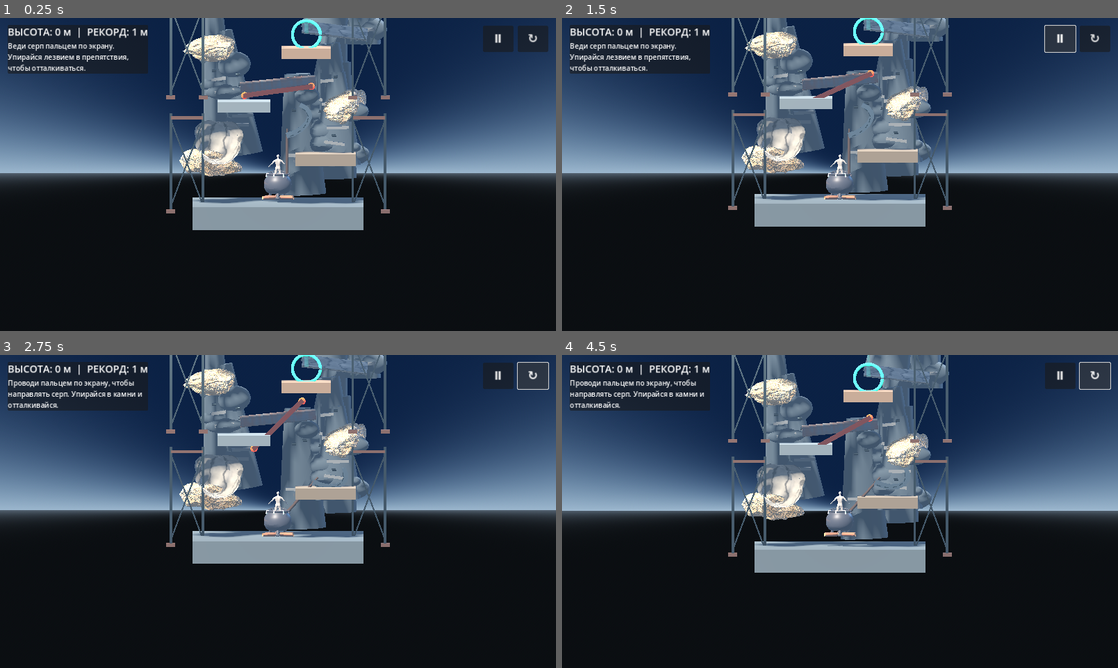
Above: before the commit, frames 1-4 (two rows, left to right).
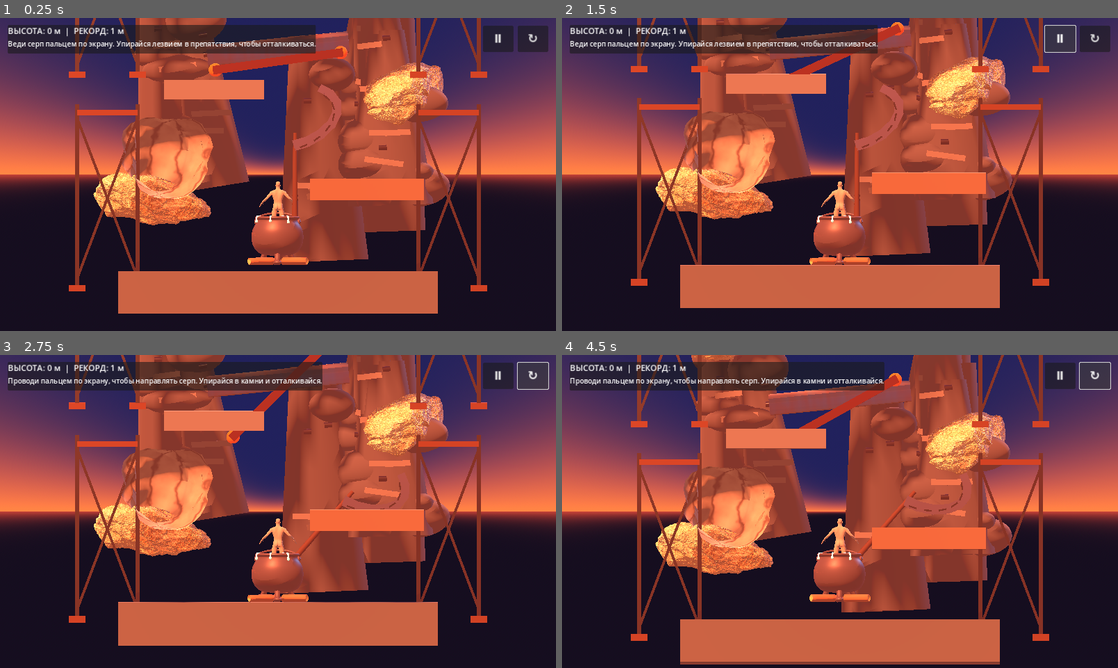
Above: after the commit, the same moments.

Repository: uchihabaha05-del/CLIMB-MASTER
Game: Godot game, scene res://scenes/main.tscn
Same seed, same stepped clock (60 frames per second), same inputs: the game is played once before the commit and once after it.
Inputs:
- Up to frame 1 (0.25 s): no input
- Up to frame 2 (1.5 s): click "Ⅱ" at 0.5 s; click "▶" at 1.25 s
- Up to frame 3 (2.75 s): click "↻" at 2 s
- Up to frame 4 (4.5 s): click "Ⅱ" at 2.75 s; click "▶" at 3.5 s; click "↻" at 4.25 s

The runs differ from the first frame. In frame 1, 69% of the frame differs, in the area x 0-100%, y 0-95%; in frame 2, 68%; in frame 3, 68%; in frame 4, 72%, in the area x 0-100%, y 0-99%.

Commit message:
Improve climber framing and add sunset lighting

Diff:
--- a/scripts/main.gd
+++ b/scripts/main.gd
@@ -37,19 +37,21 @@
 
     var sky := Sky.new()
     var sky_material := ProceduralSkyMaterial.new()
-    sky_material.sky_top_color = Color(0.055, 0.12, 0.22)
-    sky_material.sky_horizon_color = Color(0.48, 0.58, 0.68)
-    sky_material.ground_bottom_color = Color(0.055, 0.065, 0.075)
-    sky_material.ground_horizon_color = Color(0.26, 0.30, 0.34)
-    sky_material.sun_angle_max = 18.0
+    # Warm sunset palette: violet upper sky, rose cloud-light and a bright orange horizon.
+    sky_material.sky_top_color = Color(0.105, 0.105, 0.25)
+    sky_material.sky_horizon_color = Color(0.96, 0.36, 0.19)
+    sky_material.ground_bottom_color = Color(0.075, 0.055, 0.10)
+    sky_material.ground_horizon_color = Color(0.56, 0.19, 0.16)
+    sky_material.sun_angle_max = 12.0
+    sky_material.energy_multiplier = 1.15
     sky.sky_material = sky_material
     environment.sky = sky
     environment.ambient_light_source = Environment.AMBIENT_SOURCE_COLOR
-    environment.ambient_light_color = Color(0.62, 0.70, 0.82)
-    environment.ambient_light_energy = 0.72
+    environment.ambient_light_color = Color(0.92, 0.55, 0.43)
+    environment.ambient_light_energy = 0.82
     environment.tonemap_mode = Environment.TONE_MAPPER_FILMIC
     environment.fog_enabled = true
-    environment.fog_light_color = Color(0.42, 0.52, 0.62)
+    environment.fog_light_color = Color(0.78, 0.34, 0.27)
     environment.fog_density = 0.012
     env.environment = environment
     add_child(env)
@@ -57,8 +59,8 @@
     var sun := DirectionalLight3D.new()
     sun.name = "MountainSun"
     sun.rotation_degrees = Vector3(-48.0, -32.0, 0.0)
-    sun.light_color = Color(1.0, 0.86, 0.69)
-    sun.light_energy = 1.35
+    sun.light_color = Color(1.0, 0.57, 0.34)
+    sun.light_energy = 1.55
     sun.shadow_enabled = true
     sun.directional_shadow_max_distance = 55.0
     add_child(sun)
@@ -426,7 +428,7 @@
     camera = Camera3D.new()
     camera.position = Vector3(0, 2.0, 18.0)
     camera.projection = Camera3D.PROJECTION_ORTHOGONAL
-    camera.size = 16.5
+    camera.size = 8.8
     camera.current = true
     add_child(camera)
 
@@ -436,19 +438,19 @@
 
     var panel := PanelContainer.new()
     panel.position = Vector2(18, 16)
-    panel.custom_minimum_size = Vector2(320, 78)
+    panel.custom_minimum_size = Vector2(285, 66)
     hud.add_child(panel)
     var vbox := VBoxContainer.new()
     panel.add_child(vbox)
 
     height_label = Label.new()
     height_label.text = "ВЫСОТА: 0 м"
-    height_label.add_theme_font_size_override("font_size", 23)
+    height_label.add_theme_font_size_override("font_size", 19)
     vbox.add_child(height_label)
 
     status_label = Label.new()
-    status_label.text = "Проводи пальцем по экрану, чтобы направлять серп. Упирайся в камни и отталкивайся."
-    status_label.autowrap_mode = TextServer.AUTOWRAP_WORD_SMART
+    status_label.text = "Веди серп пальцем • цепляйся и отталкивайся"
+    status_label.autowrap_mode = TextServer.AUTOWRAP_OFF
     vbox.add_child(status_label)
 
     # Only utility controls remain on screen. Movement is entirely finger-driven.
@@ -511,9 +513,9 @@
     height_label.text = "ВЫСОТА: %d м  |  РЕКОРД: %d м" % [int(h), int(peak_y)]
     # Fixed, slightly elevated chase camera: it follows the climber but does not orbit.
     # Fixed side-on camera: no orbit, depth travel, or perspective drift.
-    var target_camera := Vector3(player.global_position.x, player.global_position.y + 2.0, 18.0)
+    var target_camera := Vector3(player.global_position.x, player.global_position.y + 2.25, 18.0)
     camera.global_position = camera.global_position.lerp(target_camera, 1.0 - exp(-4.2 * delta))
-    camera.look_at(player.global_position + Vector3(0, 1.0, 0), Vector3.UP)
+    camera.look_at(player.global_position + Vector3(0, 2.25, 0), Vector3.UP)
     if player.global_position.y < -8.0 and not game_over:
         game_over = true
         status_label.text = "Падение! Возврат к контрольной точке."
